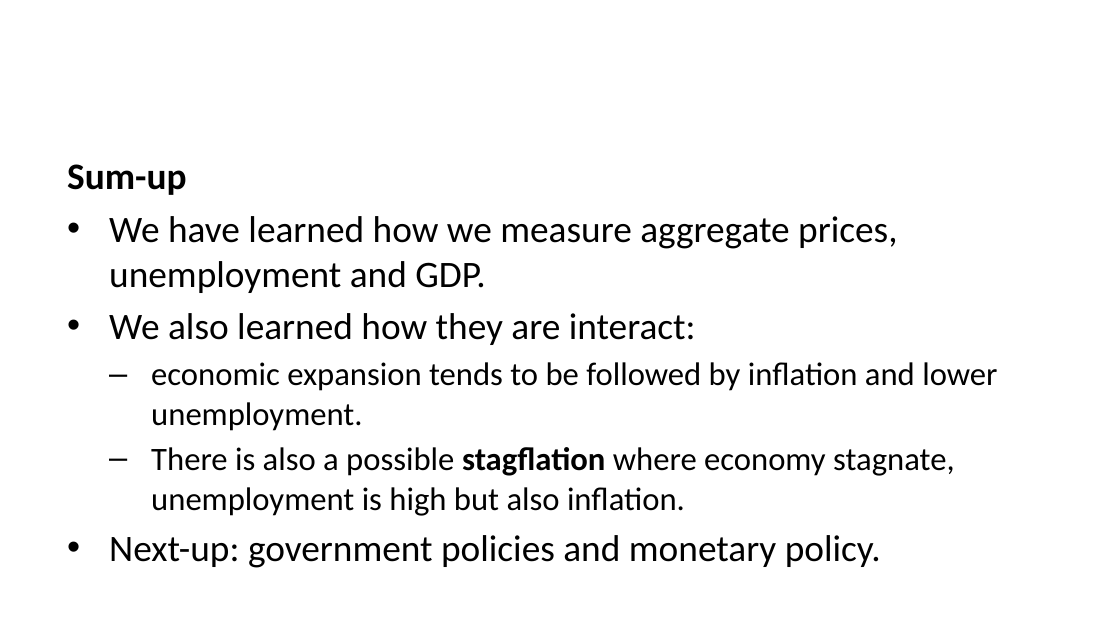
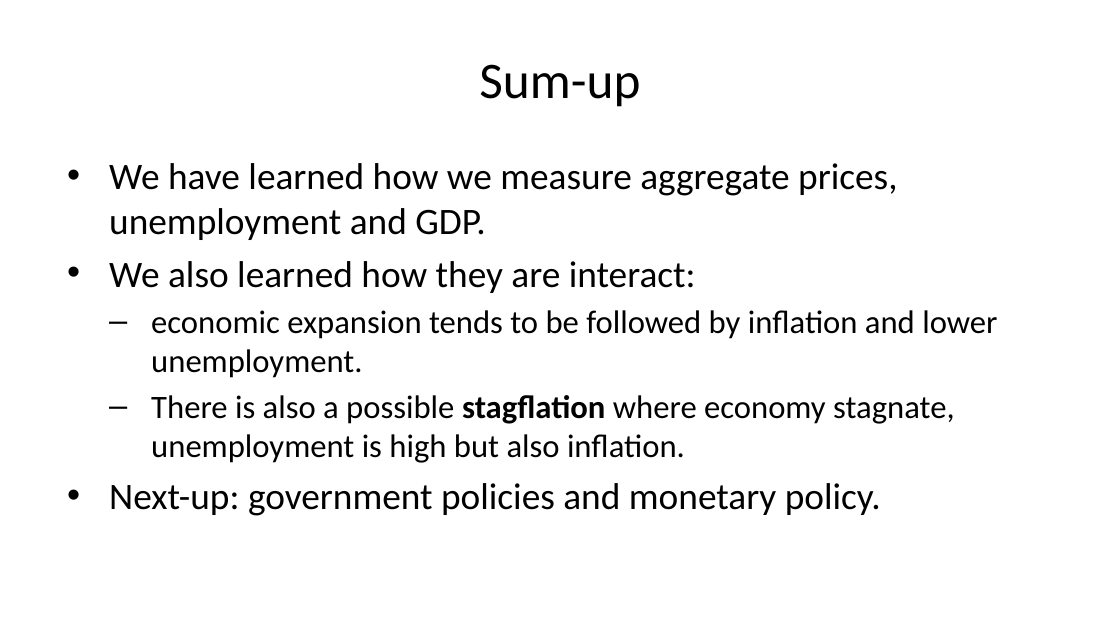
Before and after one commit to imedkrisna/krisna, a slide deck: slide 48 of static/ekon/week10/index.pptx (slide 44 before the commit). Drawn at 1120x630 pixels with LibreOffice and Linux fonts; fonts in the diff are those of the drawing. Boxes give left, top, right and bottom in pixels: in the first picture for what was removed or moved away, otherwise in the second. Text is boxed around its words. In the diff, an @@ line names an element or a change of style, - is before the commit and + after.

```diff
--- a/static/ekon/week10/index.pptx
+++ b/static/ekon/week10/index.pptx
@@ title added at box(479, 64, 640, 107), 33 pt, text #000000 @@
+Sum-up
@@ text at box(67, 164, 186, 195): paragraph removed @@
-Sum-up
```
Also in this commit, not shown: 23 other slides changed, 9 slides added, 5 slides removed, 2 other files.
